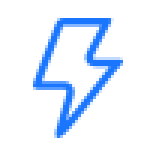
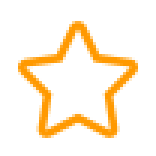
Two versions of the same layered image (156x156). Layer-by-layer changes:
added layer "Star" in group "icon_star" over [18, 21, 138, 138]
hid "lightning" over [33, 18, 123, 138]
